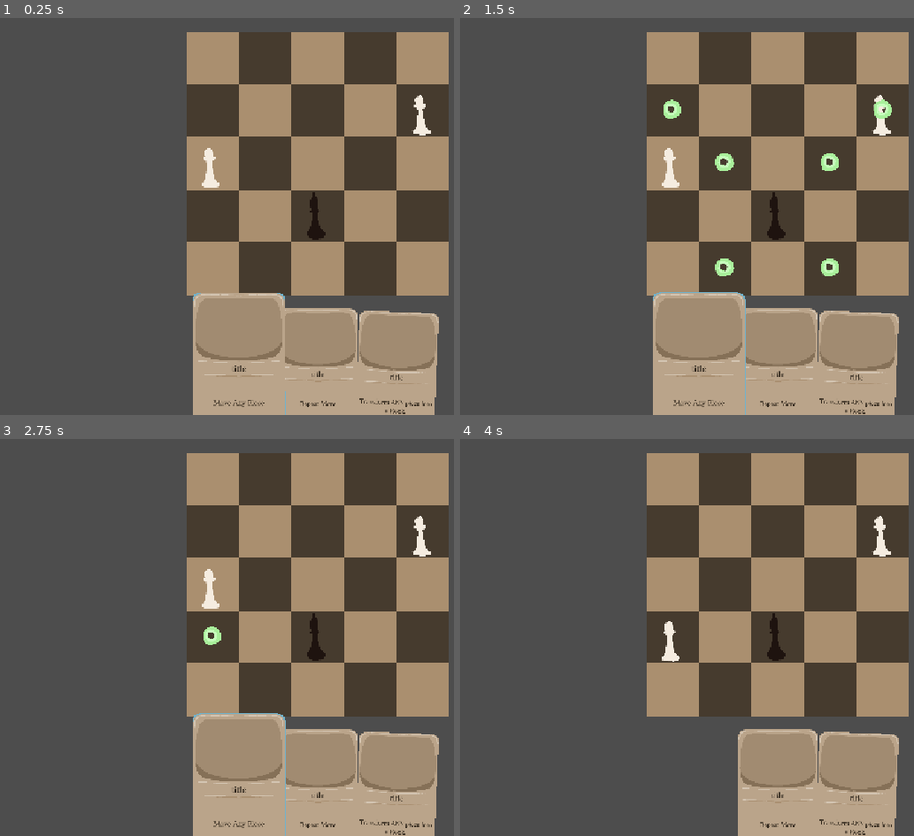
Above: before the commit, frames 1-4 (two rows, left to right).
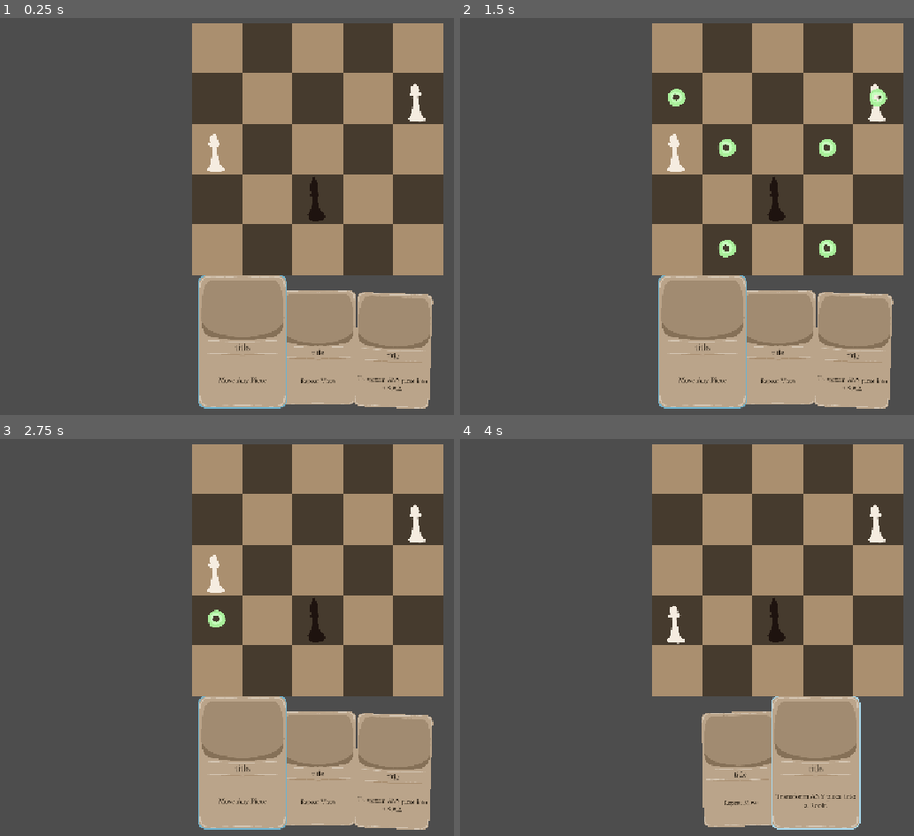
Above: after the commit, the same moments.

Repository: yourname3/gmtk-2026
Game: Godot game, scene res://level.tscn
The game is run twice, just before and just after one commit, with the same random seed, the same clock (stepped at 60 frames per second) and the same inputs.
Inputs (mouse positions are in pixels of both pictures, inside the frame that each line leads up to):
- Up to frame 1 (0.25 s): no input
- Up to frame 2 (1.5 s): tap Enter at 0.5 s; move the mouse to (882, 109) at 0.52 s; click (882, 109) at 0.6 s; tap Space at 1.25 s; move the mouse to (777, 216) at 1.27 s; click (777, 216) at 1.35 s
- Up to frame 3 (2.75 s): tap Enter at 2 s; move the mouse to (213, 585) at 2.02 s; click (213, 585) at 2.1 s
- Up to frame 4 (4 s): tap Space at 2.75 s; move the mouse to (673, 637) at 2.77 s; click (673, 637) at 2.85 s; move the mouse to (outside the picture) at 3.52 s; click (outside the picture) at 3.6 s

The runs differ from the first frame. In frame 1, 22% of the frame differs, in the area x 41-99%, y 1-100%; in frame 2, 23%; in frame 3, 22%; in frame 4, 23%.

Commit message:
Camera work

Diff:
--- a/cards/card.gd
+++ b/cards/card.gd
@@ -92,6 +92,7 @@
 func play(selected_piece: Piece = null) -> void:
 	card_playing = true
 	_state = State.PLAYING
+	SignalBus.card_played.emit(self)
 
 	# Remove selection
 	selected_card = null
--- a/cards/card_hand.gd
+++ b/cards/card_hand.gd
@@ -1,5 +1,7 @@
 extends Node2D
 class_name CardHand
+
+var active_cards: Array[Card] = []
 
 # Applies any relevant state updates when a new card becomes "selected" for real.
 func select_card(card: Card) -> void:
@@ -23,10 +25,10 @@
 func arrange_cards() -> void:
 	const w: float = 384
 	const phi: float = 0.04
-	var total_w: float = (get_child_count() * w)
+	var total_w: float = (active_cards.size() * w)
 	var cur_x: float = -total_w / 2 + w / 2
 
-	var total_phi: float = (get_child_count() * phi)
+	var total_phi: float = (active_cards.size() * phi)
 	var cur_angle: float = -total_phi / 2 + phi /2
 
 	#var i = -get_child_count() / 2
@@ -38,7 +40,7 @@
 	var select_dist_threshold: float = 128 * 8
 
 	#Card.highlighted_card = null
-	for child: Card in get_children():
+	for child: Card in active_cards:
 		child.target_position.y = cur_x * sin(cur_angle)
 		child.target_position.x = cur_x
 
@@ -54,7 +56,9 @@
 
 	if Engine.is_editor_hint(): return
 
-	if mouse.y > (-768 / 2) + 30 and not Card.card_playing:
+	var mouse_valid: bool = %RefRect.get_rect().has_point(mouse)
+
+	if mouse_valid and not Card.card_playing:#mouse.y > (-768 / 2) + 30 and not Card.card_playing:
 		if closest_dist < select_dist_threshold * select_dist_threshold:
 			Card.highlighted_card = closest
 			if not Card.selected_hard:
@@ -67,24 +71,40 @@
 					Card.selected_hard = true
 					select_card(Card.highlighted_card)
 
-
+	if not mouse_valid:
+		Card.highlighted_card = null
 
 func _ready() -> void:
 	if Engine.is_editor_hint(): return
+
+	SignalBus.card_played.connect(func(card: Card):
+		active_cards.erase(card)
+	)
+
+	for child in get_children():
+		if child is Card:
+			active_cards.push_back(child)
+
 	arrange_cards()
 
-	if get_child_count() > 0:
-		select_card(get_child(0))
+	if active_cards.size() > 0:
+		select_card(active_cards[0])
 
 	SignalBus.card_finished_playing.connect(func():
 		await get_tree().process_frame
 		if Card.selected_card == null:
-			for child in get_children():
+			for child in active_cards:
 				if not child.is_queued_for_deletion():
 					select_card(child)
 					break
 	)
 
+func get_height() -> float:
+	return %RefRect.get_rect().size.y
+
+func move_to_align_bottom_y_with(desired_bottom_y: float) -> void:
+	position.y = desired_bottom_y - %RefRect.get_rect().size.y - %RefRect.position.y
+
 func _process(delta: float) -> void:
 	#if Engine.is_editor_hint():
 	arrange_cards()
--- /dev/null
+++ b/cards/card_hand.tscn
@@ -0,0 +1,14 @@
+[gd_scene format=3 uid="uid://dlxncimif4ag5"]
+
+[ext_resource type="Script" uid="uid://bhcwosb87ke46" path="res://cards/card_hand.gd" id="1_6uf4r"]
+
+[node name="CardHand" type="Node2D" unique_id=850826435]
+script = ExtResource("1_6uf4r")
+
+[node name="RefRect" type="ReferenceRect" parent="." unique_id=1373739576]
+unique_name_in_owner = true
+offset_left = -4096.0
+offset_top = -371.0
+offset_right = 4096.0
+offset_bottom = 312.0
+border_width = 5.0
--- a/level.tscn
+++ b/level.tscn
@@ -1,11 +1,12 @@
 [gd_scene format=3 uid="uid://1bape5xetsht"]
 
+[ext_resource type="Script" uid="uid://cplkyd3ikt0ds" path="res://level_camera.gd" id="1_i2t4f"]
 [ext_resource type="Texture2D" uid="uid://cnjdtf56fia74" path="res://chessboard/squares.png" id="1_u52ul"]
 [ext_resource type="Script" uid="uid://dlpshbooq0wub" path="res://chessboard/board.gd" id="2_0b4ue"]
 [ext_resource type="PackedScene" uid="uid://c2kifjh1wo0y5" path="res://piece/piece.tscn" id="2_vonw3"]
 [ext_resource type="PackedScene" uid="uid://dwkpyk486w1so" path="res://board_highlighter/board_highlighter.tscn" id="3_oi3di"]
-[ext_resource type="Script" uid="uid://bhcwosb87ke46" path="res://cards/card_hand.gd" id="5_1ainy"]
 [ext_resource type="PackedScene" uid="uid://dp4drbd12s5ua" path="res://cards/card.tscn" id="5_f2txt"]
+[ext_resource type="PackedScene" uid="uid://dlxncimif4ag5" path="res://cards/card_hand.tscn" id="5_km5ld"]
 [ext_resource type="Script" uid="uid://dfant1e3uq18d" path="res://cards/card_data.gd" id="7_n6hdu"]
 [ext_resource type="Script" uid="uid://b06p13p7337hc" path="res://cards/card_anchor.gd" id="8_km5ld"]
 
@@ -37,7 +38,13 @@
 
 [node name="Level" type="Node2D" unique_id=1114344541]
 
+[node name="Camera2D" type="Camera2D" parent="." unique_id=1583186163]
+position = Vector2(640, 896)
+zoom = Vector2(0.335, 0.335)
+script = ExtResource("1_i2t4f")
+
 [node name="ChessBoard" type="TileMap" parent="." unique_id=854148038]
+unique_name_in_owner = true
 z_index = -10
 tile_set = SubResource("TileSet_5xgho")
 format = 2
@@ -56,33 +63,28 @@
 position = Vector2(0, 512)
 is_black = false
 
-[node name="Camera2D" type="Camera2D" parent="." unique_id=1583186163]
-position = Vector2(640, 896)
-zoom = Vector2(0.335, 0.335)
-
 [node name="BoardHighlighter" parent="." unique_id=1546895326 instance=ExtResource("3_oi3di")]
 
-[node name="CardHand" type="Node2D" parent="." unique_id=742805357]
-position = Vector2(641, 1638)
-script = ExtResource("5_1ainy")
+[node name="CardHand" parent="." unique_id=850826435 instance=ExtResource("5_km5ld")]
+unique_name_in_owner = true
+position = Vector2(641, 1518)
+
+[node name="CardAnchor" type="Node2D" parent="CardHand" unique_id=625709137]
+position = Vector2(-1234, -871)
+script = ExtResource("8_km5ld")
 
 [node name="Card" parent="CardHand" unique_id=1845239000 instance=ExtResource("5_f2txt")]
-position = Vector2(-383.99997, 15.355904)
+position = Vector2(-383.99997, 15.355957)
 rotation = -0.039999995
 scale = Vector2(1.0000001, 1.0000001)
 data = SubResource("Resource_km5ld")
 
 [node name="Card3" parent="CardHand" unique_id=1865166656 instance=ExtResource("5_f2txt")]
-position = Vector2(1e-45, 1e-45)
 scale = Vector2(1.0000001, 1.0000001)
 data = SubResource("Resource_n6hdu")
 
 [node name="Card4" parent="CardHand" unique_id=2102699138 instance=ExtResource("5_f2txt")]
-position = Vector2(383.99997, 15.355904)
+position = Vector2(384, 15.355957)
 rotation = 0.039999995
 scale = Vector2(1.0000001, 1.0000001)
 data = SubResource("Resource_i2t4f")
-
-[node name="CardAnchor" type="Node2D" parent="." unique_id=625709137]
-position = Vector2(-593, 647)
-script = ExtResource("8_km5ld")
--- /dev/null
+++ b/level_camera.gd
@@ -0,0 +1,23 @@
+extends Camera2D
+class_name LevelCamera
+
+func _ready() -> void:
+	var board := %ChessBoard
+	var hand: CardHand = %CardHand
+	var hand_h: float = hand.get_height()
+	var tiles: Rect2i = board.get_used_rect()
+
+	var margin_x = 128
+	var margin_y = 32
+
+	var width = tiles.size.x * 256 + margin_x * 2
+	var height = tiles.size.y * 256 + margin_y * 2 + hand_h
+
+	var viewport = get_viewport_rect()
+	var zoom_x = viewport.size.x / width
+	var zoom_y = viewport.size.y / height
+
+	zoom = min(zoom_x, zoom_y) * Vector2.ONE
+	position = Vector2(width / 2 - margin_x, height / 2 - margin_y)
+
+	hand.move_to_align_bottom_y_with(viewport.size.y / zoom.y - margin_y * 2)
--- a/signal_bus.gd
+++ b/signal_bus.gd
@@ -8,4 +8,5 @@
 
 signal piece_selected(piece: Piece) # for piece-select-only actions
 
+signal card_played(card: Card)
 signal card_finished_playing()
Not shown, added: level_camera.gd.uid
